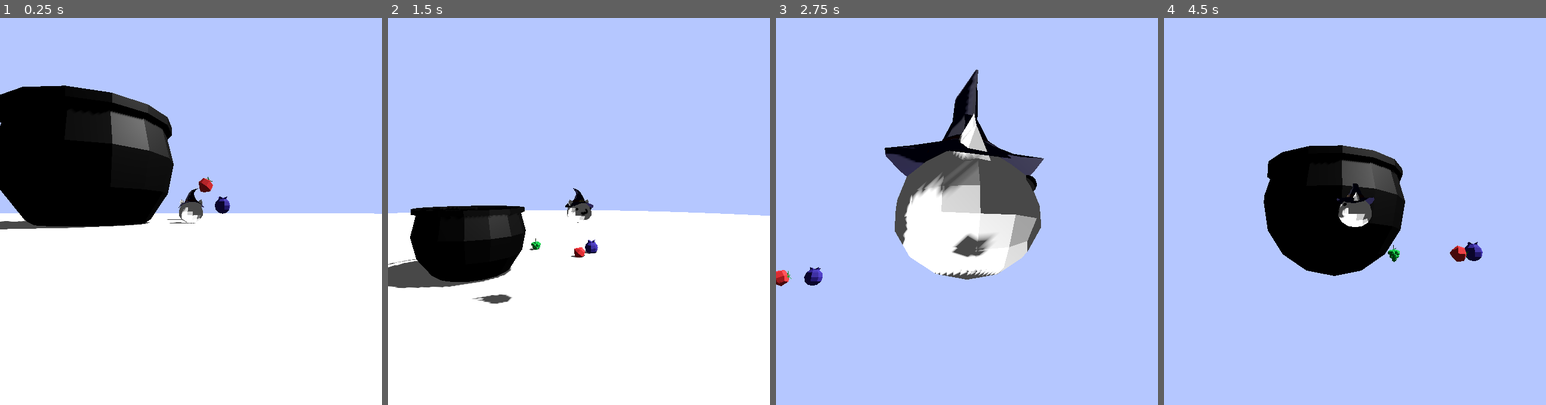
Above: before the commit, frames 1-4 (left to right).
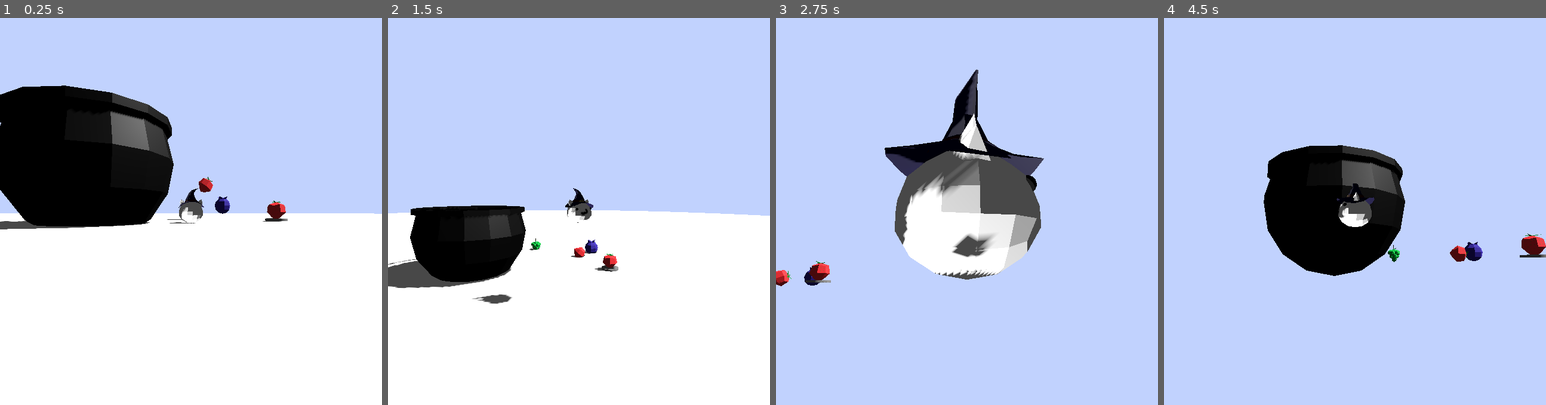
Above: after the commit, the same moments.

Repository: XMNNguyen/Godot-Wild-Jam-92
Game: Godot game, scene res://Scenes/main.tscn
The game is run twice, just before and just after one commit, with the same random seed, the same clock (stepped at 60 frames per second) and the same inputs.
Inputs (mouse positions are in pixels of both pictures, inside the frame that each line leads up to):
- Up to frame 1 (0.25 s): no input
- Up to frame 2 (1.5 s): move the mouse to (663, 192) at 0.52 s; hold D (move_right) 0.53-1.28 s; click (663, 192) at 0.6 s; tap Space (jump) at 0.77 s; move the mouse to (502, 230) at 1.27 s; hold S (move_down) from 1.28 s (still down); tap Shift (dash) at 1.35 s
- Up to frame 3 (2.75 s): tap Space (jump) at 1.52 s; click (890, 230) at 1.55 s; move the mouse to (1005, 126) at 2.02 s; release S (move_down) at 2.03 s; hold D (move_right) from 2.03 s (still down); click (1005, 126) at 2.1 s
- Up to frame 4 (4.5 s): move the mouse to (1335, 288) at 2.77 s; release D (move_right) at 2.78 s; hold W (move_up) 2.78-3.53 s; click (1335, 288) at 2.85 s; tap Space (jump) at 3.02, 3.77 s; move the mouse to (1469, 269) at 3.52 s; hold A (move_left) from 3.53 s (still down); tap Shift (dash) at 3.6 s; click (1469, 269) at 3.8 s; move the mouse to (1240, 153) at 4.27 s; click (1240, 153) at 4.35 s

The runs differ from the first frame. In frame 1, 0.2% of the frame differs, in the area x 68-76%, y 47-53%; in frame 2, 0.2%; in frame 3, 0.2%; in frame 4, 0.3%, in the area x 93-100%, y 55-62%.

Commit message:
added fruit spawner

Diff:
--- a/godot-wild-jam-92/Scenes/Fruits/blueberry.tscn
+++ b/godot-wild-jam-92/Scenes/Fruits/blueberry.tscn
@@ -6,15 +6,23 @@
 [sub_resource type="SphereShape3D" id="SphereShape3D_ar2up"]
 radius = 1.0
 
+[sub_resource type="SphereShape3D" id="SphereShape3D_4cmrj"]
+radius = 1.0
+
 [node name="Blueberry" type="RigidBody3D" unique_id=813304657]
 collision_layer = 4
 collision_mask = 7
 script = ExtResource("1_ar2up")
-COLOR = Color(0, 0, 1, 1)
-FRUIT_NAME = "blueberry"
 metadata/_custom_type_script = "uid://qx3v4sr31i0s"
 
 [node name="CollisionShape3D" type="CollisionShape3D" parent="." unique_id=168234413]
 shape = SubResource("SphereShape3D_ar2up")
 
 [node name="Blueberry" parent="." unique_id=392354424 instance=ExtResource("2_4cmrj")]
+
+[node name="Pickup_Radius" type="Area3D" parent="." unique_id=750777429]
+collision_layer = 4
+collision_mask = 4
+
+[node name="CollisionShape3D" type="CollisionShape3D" parent="Pickup_Radius" unique_id=1199279687]
+shape = SubResource("SphereShape3D_4cmrj")
--- a/godot-wild-jam-92/Scenes/Fruits/fruit.tscn
+++ b/godot-wild-jam-92/Scenes/Fruits/fruit.tscn
@@ -8,15 +8,21 @@
 absorbent = true
 
 [sub_resource type="SphereShape3D" id="SphereShape3D_5eixl"]
-radius = 2.0656762
+radius = 1.0
 
 [node name="Fruit" type="RigidBody3D" unique_id=1471115776 groups=["fruit"]]
 collision_layer = 4
 collision_mask = 7
 physics_material_override = SubResource("PhysicsMaterial_5eixl")
 script = ExtResource("1_5eixl")
+COLOR = null
+SCORE = null
+FRUIT_NAME = null
+MASS = null
 
 [node name="Pickup_Radius" type="Area3D" parent="." unique_id=648181410]
+collision_layer = 4
+collision_mask = 4
 
 [node name="CollisionShape3D" type="CollisionShape3D" parent="Pickup_Radius" unique_id=1406847522]
 shape = SubResource("SphereShape3D_5eixl")
--- a/godot-wild-jam-92/Scenes/Fruits/grapes.tscn
+++ b/godot-wild-jam-92/Scenes/Fruits/grapes.tscn
@@ -7,13 +7,14 @@
 radius = 0.34326172
 height = 0.79003906
 
+[sub_resource type="SphereShape3D" id="SphereShape3D_4vh2g"]
+radius = 1.0
+
 [node name="Grapes" type="RigidBody3D" unique_id=1333117928]
 transform = Transform3D(2, 0, 0, 0, 2, 0, 0, 0, 2, 0, 0, 0)
 collision_layer = 4
 collision_mask = 5
 script = ExtResource("1_4vh2g")
-COLOR = Color(0, 1, 0, 1)
-FRUIT_NAME = "grapes"
 metadata/_custom_type_script = "uid://qx3v4sr31i0s"
 
 [node name="CollisionShape3D" type="CollisionShape3D" parent="." unique_id=1777339117]
@@ -21,3 +22,10 @@
 shape = SubResource("CapsuleShape3D_c1k7w")
 
 [node name="Grapes" parent="." unique_id=1348003084 instance=ExtResource("2_drh6v")]
+
+[node name="Pickup_Radius" type="Area3D" parent="." unique_id=841113134]
+collision_layer = 4
+collision_mask = 4
+
+[node name="CollisionShape3D" type="CollisionShape3D" parent="Pickup_Radius" unique_id=36043355]
+shape = SubResource("SphereShape3D_4vh2g")
--- a/godot-wild-jam-92/Scenes/Fruits/strawberry.tscn
+++ b/godot-wild-jam-92/Scenes/Fruits/strawberry.tscn
@@ -9,13 +9,14 @@
 radius = 0.7602539
 height = 1.7399902
 
+[sub_resource type="SphereShape3D" id="SphereShape3D_fdkt8"]
+radius = 1.0
+
 [node name="Strawberry" type="RigidBody3D" unique_id=783218628]
 collision_layer = 4
 collision_mask = 7
 physics_material_override = SubResource("PhysicsMaterial_fdkt8")
 script = ExtResource("1_fdkt8")
-COLOR = Color(1, 0, 0, 1)
-FRUIT_NAME = "Strawberry"
 metadata/_custom_type_script = "uid://qx3v4sr31i0s"
 
 [node name="CollisionShape3D" type="CollisionShape3D" parent="." unique_id=1373448003]
@@ -23,3 +24,10 @@
 shape = SubResource("CapsuleShape3D_rrufy")
 
 [node name="Strawberry" parent="." unique_id=1795901922 instance=ExtResource("2_yt0ye")]
+
+[node name="Pickup_Radius" type="Area3D" parent="." unique_id=1664909461]
+collision_layer = 4
+collision_mask = 4
+
+[node name="CollisionShape3D" type="CollisionShape3D" parent="Pickup_Radius" unique_id=543017674]
+shape = SubResource("SphereShape3D_fdkt8")
--- /dev/null
+++ b/godot-wild-jam-92/Scenes/fruit_spawn.tscn
@@ -0,0 +1,18 @@
+[gd_scene format=3 uid="uid://cmjwtowrfevk3"]
+
+[ext_resource type="Script" uid="uid://bux3sv6fls1oi" path="res://Scripts/fruit_spawn.gd" id="1_amn31"]
+
+[sub_resource type="CylinderMesh" id="CylinderMesh_x2vna"]
+top_radius = 1.0
+bottom_radius = 1.0
+height = 0.2
+
+[node name="FruitSpawn" type="StaticBody3D" unique_id=250028317]
+script = ExtResource("1_amn31")
+FRUIT_TYPES = Array[String](["res://Scenes/Fruits/strawberry.tscn", "res://Scenes/Fruits/grapes.tscn", "res://Scenes/Fruits/blueberry.tscn"])
+
+[node name="Platform" type="MeshInstance3D" parent="." unique_id=1554280486]
+mesh = SubResource("CylinderMesh_x2vna")
+
+[node name="SpawnPoint" type="Node3D" parent="." unique_id=894685856]
+transform = Transform3D(1, 0, 0, 0, 1, 0, 0, 0, 1, 0, 0.8024616, 0)
--- a/godot-wild-jam-92/Scenes/main.tscn
+++ b/godot-wild-jam-92/Scenes/main.tscn
@@ -8,10 +8,11 @@
 [ext_resource type="PackedScene" uid="uid://cv12mgfyr1wu0" path="res://Scenes/cauldron.tscn" id="3_8gbba"]
 [ext_resource type="PackedScene" uid="uid://dnwn3i1ofj3i4" path="res://Scenes/Fruits/grapes.tscn" id="5_kry3j"]
 [ext_resource type="PackedScene" uid="uid://cud8jau4hfkei" path="res://Scenes/Fruits/blueberry.tscn" id="6_21xkr"]
+[ext_resource type="PackedScene" uid="uid://cmjwtowrfevk3" path="res://Scenes/fruit_spawn.tscn" id="9_ynf5e"]
 
 [sub_resource type="Environment" id="Environment_344ge"]
 background_mode = 1
-background_color = Color(0.7085486, 0.78074616, 1, 1)
+background_color = Color(0.7587703, 0.8231315, 0.99668103, 1)
 ambient_light_source = 2
 ambient_light_color = Color(0.28118682, 0.28118688, 0.28118682, 1)
 reflected_light_source = 1
@@ -23,6 +24,10 @@
 
 [node name="Strawberry" parent="." unique_id=783218628 instance=ExtResource("1_jjvhh")]
 transform = Transform3D(0.80207807, 0.5972192, 0, -0.5972192, 0.80207807, 0, 0, 0, 1, 10.228358, 4.1713576, -8.1882305)
+COLOR = null
+SCORE = null
+FRUIT_NAME = null
+MASS = null
 
 [node name="Level" parent="." unique_id=1568260822 instance=ExtResource("1_jjgbg")]
 transform = Transform3D(5, 0, 0, 0, 5, 0, 0, 0, 5, -0.733078, -0.73427486, 7.201477)
@@ -41,9 +46,20 @@
 
 [node name="Grapes" parent="." unique_id=1333117928 instance=ExtResource("5_kry3j")]
 transform = Transform3D(2, 0, 0, 0, 2, 0, 0, 0, 2, 3.8812208, 2.831935, -12.186027)
+COLOR = null
+SCORE = null
+FRUIT_NAME = null
+MASS = null
 
 [node name="Blueberry" parent="." unique_id=813304657 instance=ExtResource("6_21xkr")]
 transform = Transform3D(1, 0, 0, 0, 1, 0, 0, 0, 1, 13, 2, -11)
+COLOR = null
+SCORE = null
+FRUIT_NAME = null
+MASS = null
 
 [node name="WorldEnvironment" type="WorldEnvironment" parent="." unique_id=1553727087]
 environment = SubResource("Environment_344ge")
+
+[node name="FruitSpawn" parent="." unique_id=250028317 instance=ExtResource("9_ynf5e")]
+transform = Transform3D(1, 0, 0, 0, 1, 0, 0, 0, 1, 15.780688, -0.3407477, -2.3165054)
--- a/godot-wild-jam-92/Scenes/player.tscn
+++ b/godot-wild-jam-92/Scenes/player.tscn
@@ -16,7 +16,7 @@
 height = 0.9020996
 radius = 0.7895508
 
-[node name="Player" type="CharacterBody3D" unique_id=1612110732]
+[node name="Player" type="CharacterBody3D" unique_id=1612110732 groups=["player"]]
 collision_layer = 2
 collision_mask = 7
 platform_on_leave = 2
@@ -63,6 +63,8 @@
 
 [node name="AnimationPlayer" type="AnimationPlayer" parent="." unique_id=1736665879]
 
+[connection signal="area_entered" from="Pivot/Pickup_Range" to="." method="_on_pickup_range_area_entered"]
+[connection signal="area_exited" from="Pivot/Pickup_Range" to="." method="_on_pickup_range_area_exited"]
 [connection signal="body_entered" from="Pivot/Pickup_Range" to="." method="_on_pickup_range_body_entered"]
 [connection signal="body_exited" from="Pivot/Pickup_Range" to="." method="_on_pickup_range_body_exited"]
 [connection signal="area_entered" from="Hurtbox" to="." method="_on_hurtbox_area_entered"]
--- /dev/null
+++ b/godot-wild-jam-92/Scripts/Assets/Fruits/blueberry.gd
@@ -0,0 +1,12 @@
+class_name Blueberry
+extends Fruit
+
+
+# Called when the node enters the scene tree for the first time.
+func _ready() -> void:
+	super()
+
+
+# Called every frame. 'delta' is the elapsed time since the previous frame.
+func _process(delta: float) -> void:
+	super()
--- a/godot-wild-jam-92/Scripts/Assets/Fruits/fruit.gd
+++ b/godot-wild-jam-92/Scripts/Assets/Fruits/fruit.gd
@@ -8,7 +8,10 @@
 @export var FRUIT_NAME : String = "fruit"
 @export var MASS : float = 1000.0
 
+@onready var player : Player = get_tree().get_first_node_in_group("player")
+
 var is_picked_up : bool = false
+var is_in_spawn : bool = false
 
 func _ready() -> void:
 	mass = MASS
@@ -16,8 +19,19 @@
 
 
 func _process(delta: float) -> void:
+	# handles if fruit is still in its spawnpoint
+	if is_in_spawn:
+		$CollisionShape3D.disabled = true
+		gravity_scale = 0
+		rotate(Vector3(1,0,1), 1)
+	else:
+		$CollisionShape3D.disabled = false
+		gravity_scale = 1
+
+	# handles when fruit is picked up
 	if is_picked_up:
 		$CollisionShape3D.disabled = true
-		global_position = lerp(global_position, %Player/Pivot/PickupPoint.global_position, 1.0)
+		is_in_spawn = false
+		global_position = lerp(global_position, player.global_position, 1.0)
 	else:
 		$CollisionShape3D.disabled = false
--- /dev/null
+++ b/godot-wild-jam-92/Scripts/Assets/Fruits/grapes.gd
@@ -0,0 +1,11 @@
+class_name Grapes
+extends Fruit
+
+# Called when the node enters the scene tree for the first time.
+func _ready() -> void:
+	super()
+
+
+# Called every frame. 'delta' is the elapsed time since the previous frame.
+func _process(delta: float) -> void:
+	super()
--- /dev/null
+++ b/godot-wild-jam-92/Scripts/Assets/Fruits/strawberry.gd
@@ -0,0 +1,12 @@
+class_name Strawberry
+extends Fruit
+
+
+# Called when the node enters the scene tree for the first time.
+func _ready() -> void:
+	super()
+
+
+# Called every frame. 'delta' is the elapsed time since the previous frame.
+func _process(delta: float) -> void:
+	super()
--- /dev/null
+++ b/godot-wild-jam-92/Scripts/fruit_spawn.gd
@@ -0,0 +1,26 @@
+class_name FruitSpawner
+extends StaticBody3D
+
+@export var FRUIT_TYPES : Array[String] = ["res://Scenes/Fruits/strawberry.tscn"]
+
+var cur_fruit : Fruit = null
+
+# Called when the node enters the scene tree for the first time.
+func _ready() -> void:
+	spawn_fruit()
+
+
+# Called every frame. 'delta' is the elapsed time since the previous frame.
+func _process(delta: float) -> void:
+	# NOTE: temporary if statement
+	if not cur_fruit:
+		spawn_fruit()
+
+
+# helper function to spawn fruit
+func spawn_fruit(fruit_type : String = FRUIT_TYPES[randi_range(0, FRUIT_TYPES.size() - 1)]):
+	var fruit_instance : Fruit = load(fruit_type).instantiate()
+	cur_fruit = fruit_instance
+	fruit_instance.is_in_spawn = true
+	fruit_instance.position = $SpawnPoint.position
+	add_child(fruit_instance)
--- a/godot-wild-jam-92/Scripts/player.gd
+++ b/godot-wild-jam-92/Scripts/player.gd
@@ -1,3 +1,4 @@
+class_name Player
 extends CharacterBody3D
 
 # MOVEMENT VARS
@@ -30,6 +31,7 @@
 
 
 func _ready() -> void:
+	add_to_group("player")
 	PhysicsServer3D.area_set_param(get_viewport().find_world_3d().space, PhysicsServer3D.AREA_PARAM_GRAVITY, GRAVITY)
 
 
@@ -137,11 +139,13 @@
 		$"../UI/RetryButton".show()
 
 
-func _on_pickup_range_body_entered(body: Node3D) -> void:
-	if (body.is_in_group("fruit")):
-		target = body
+func _on_pickup_range_area_entered(area: Area3D) -> void:
+	#print(area.get_parent())
+	if (area.get_parent().is_in_group("fruit")):
+		target = area.get_parent()
+		print(target)
 
 
-func _on_pickup_range_body_exited(body: Node3D) -> void:
-	if (body.is_in_group("fruit")):
+func _on_pickup_range_area_exited(area: Area3D) -> void:
+	if (area.get_parent().is_in_group("fruit")):
 		target = null
--- a/godot-wild-jam-92/Scripts/signals.gd
+++ b/godot-wild-jam-92/Scripts/signals.gd
@@ -3,3 +3,4 @@
 
 signal fruit_collected()
 signal game_over()
+signal spawn_fruit(index : int)
--- a/godot-wild-jam-92/Scripts/ui.gd
+++ b/godot-wild-jam-92/Scripts/ui.gd
@@ -17,7 +17,6 @@
 func _process(delta: float) -> void:
 	if tick_timer.is_stopped():
 		fuel -= 1
-		print(fuel)
 		set_tick()
 
 	if fuel <= 0:
--- a/godot-wild-jam-92/project.godot
+++ b/godot-wild-jam-92/project.godot
@@ -28,6 +28,7 @@
 [global_group]
 
 fruit=""
+player=""
 
 [input]
 
Not shown, added: godot-wild-jam-92/Scripts/Assets/Fruits/blueberry.gd.uid
Not shown, added: godot-wild-jam-92/Scripts/Assets/Fruits/grapes.gd.uid
Not shown, added: godot-wild-jam-92/Scripts/Assets/Fruits/strawberry.gd.uid
Not shown, added: godot-wild-jam-92/Scripts/fruit_spawn.gd.uid
